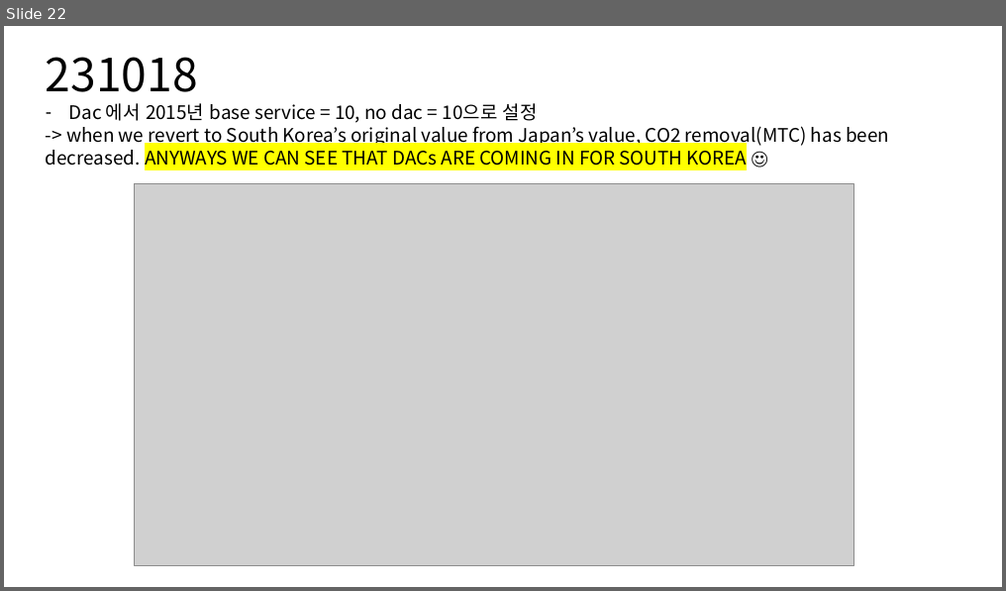
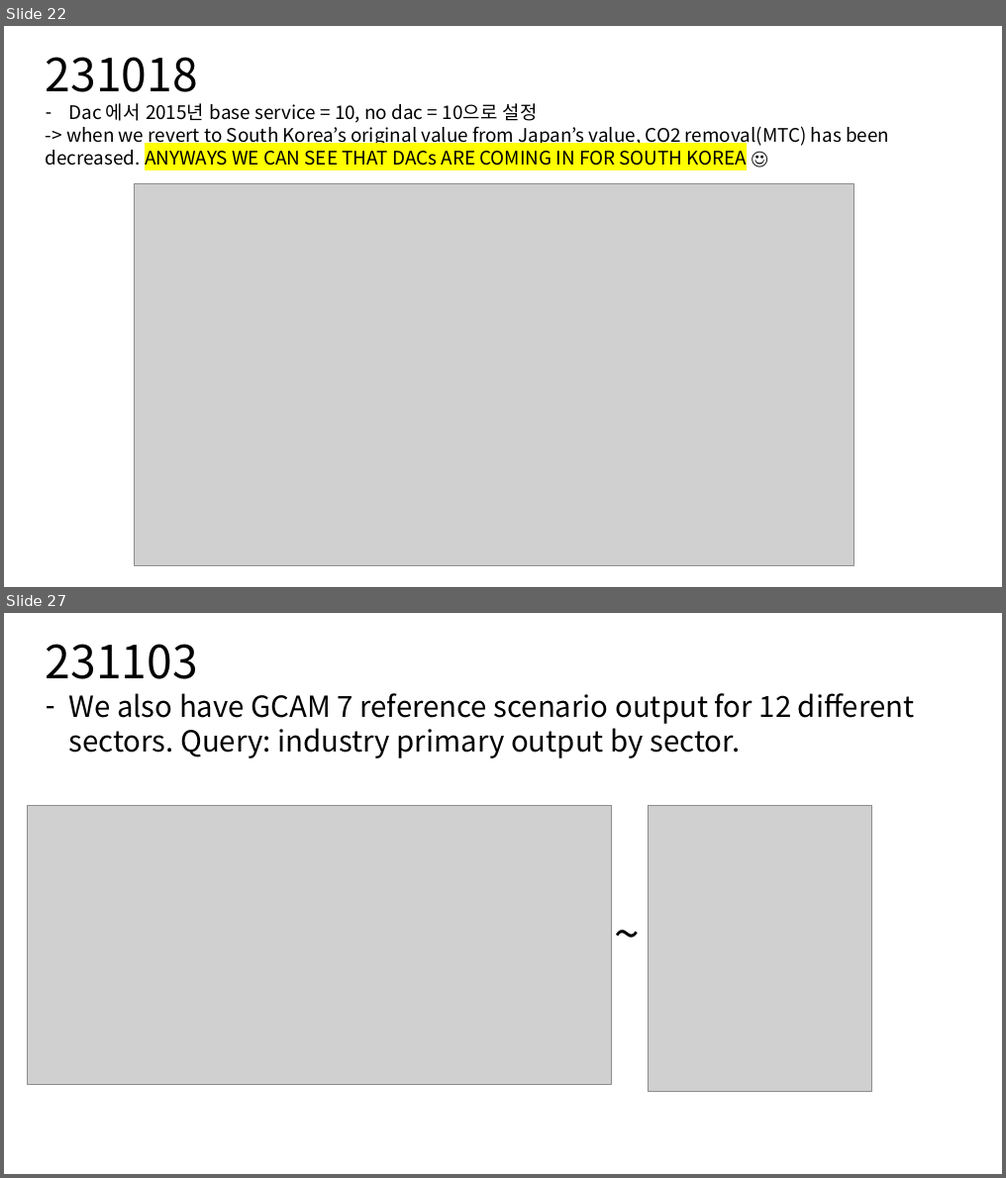
Before and after one commit to coreanjs/jiseok_personal, a slide deck: KAIST_IAM_GROUP/230926_dac_cstorage.pptx. Shown one above the other, each under a label of ours: slide 22 before the commit, slides 22 and 27 after it; the slides between them are not shown. The pictures are 1006x591 and 1006x1178 pixels, drawn with LibreOffice and Linux fonts; fonts in the diff are those of the drawing; grey boxes stand for pictures. Boxes give left, top, right and bottom in pixels: in the first picture for what was removed or moved away, otherwise in the second. Text is boxed around its words. In the diff, an @@ line names an element or a change of style, - is before the commit and + after.

```diff
--- a/KAIST_IAM_GROUP/230926_dac_cstorage.pptx
+++ b/KAIST_IAM_GROUP/230926_dac_cstorage.pptx
@@ slide 27 added at bbox=[4, 613, 1002, 1174], background #FFFFFF @@
@@ text added at bbox=[46, 644, 914, 759], 28 pt, text #000000 @@
+231103
+– We also have GCAM 7 reference scenario output for 12 different sectors. Query: industry primary output by sector.
@@ picture added at bbox=[28, 805, 612, 1084] @@
@@ picture added at bbox=[648, 805, 871, 1092] @@
@@ text added at bbox=[607, 901, 679, 964], 44 pt, text #000000 @@
+~
```
Also in this commit, not shown: 9 other slides added, 47 other files.
